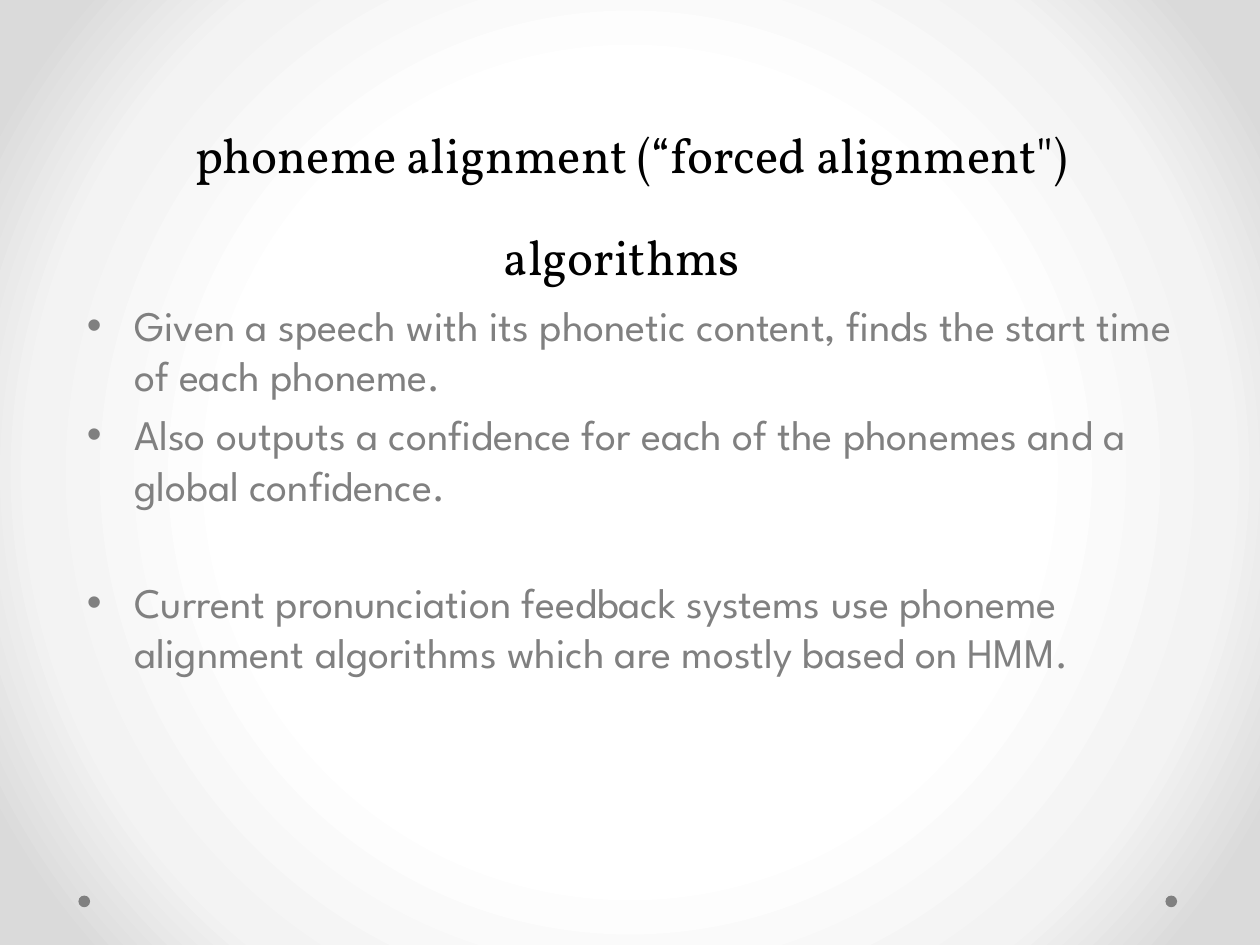
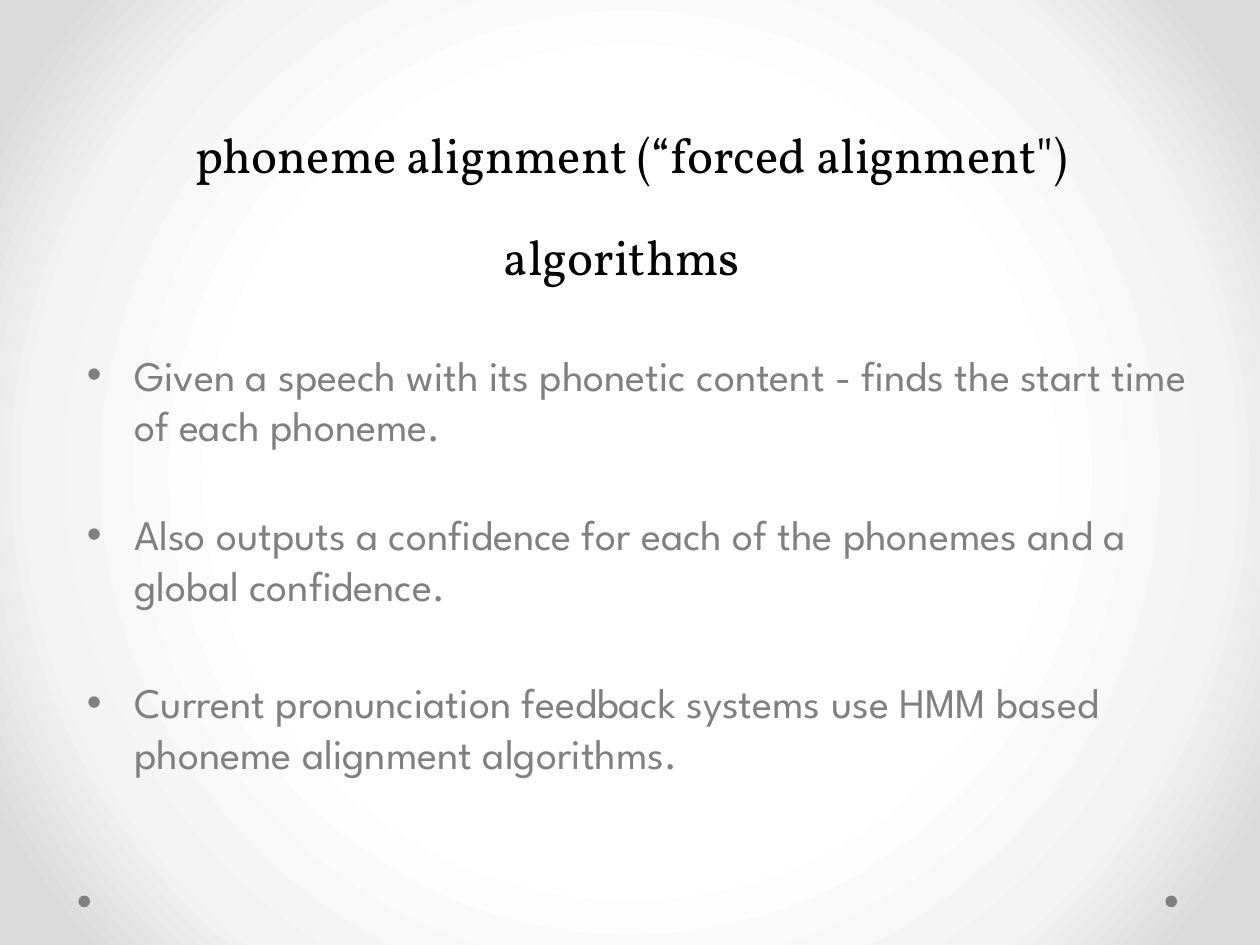
Before and after one commit to nitzanz2/pronunciation-feedback, a slide deck: slide 5 of Pronanciation-feedback - Slideshow.pptx. Drawn at 1260x945 pixels with LibreOffice and Linux fonts; fonts in the diff are those of the drawing. Boxes give left, top, right and bottom in pixels: in the first picture for what was removed or moved away, otherwise in the second. Text is boxed around its words. In the diff, an @@ line names an element or a change of style, - is before the commit and + after.

```diff
--- a/Pronanciation-feedback - Slideshow.pptx
+++ b/Pronanciation-feedback - Slideshow.pptx
@@ text "Given a speech with its ...": place and size @@
-text "Given a speech with its ..." at (134, 311, 1171, 677)
+text "Given a speech with its ..." at (134, 361, 1186, 778)
@@ text at (134, 361, 1186, 450): text changed @@
-• Given a speech with its phonetic content, finds the start time of each phoneme.
+• Given a speech with its phonetic content - finds the start time of each phoneme.
@@ text at (134, 688, 1099, 778): text changed @@
-• Current pronunciation feedback systems use phoneme alignment algorithms which are mostly based on HMM.
+• Current pronunciation feedback systems use HMM based phoneme alignment algorithms.
```
Also in this commit, not shown: 13 other slides changed, 4 slides added, 1 other file.
